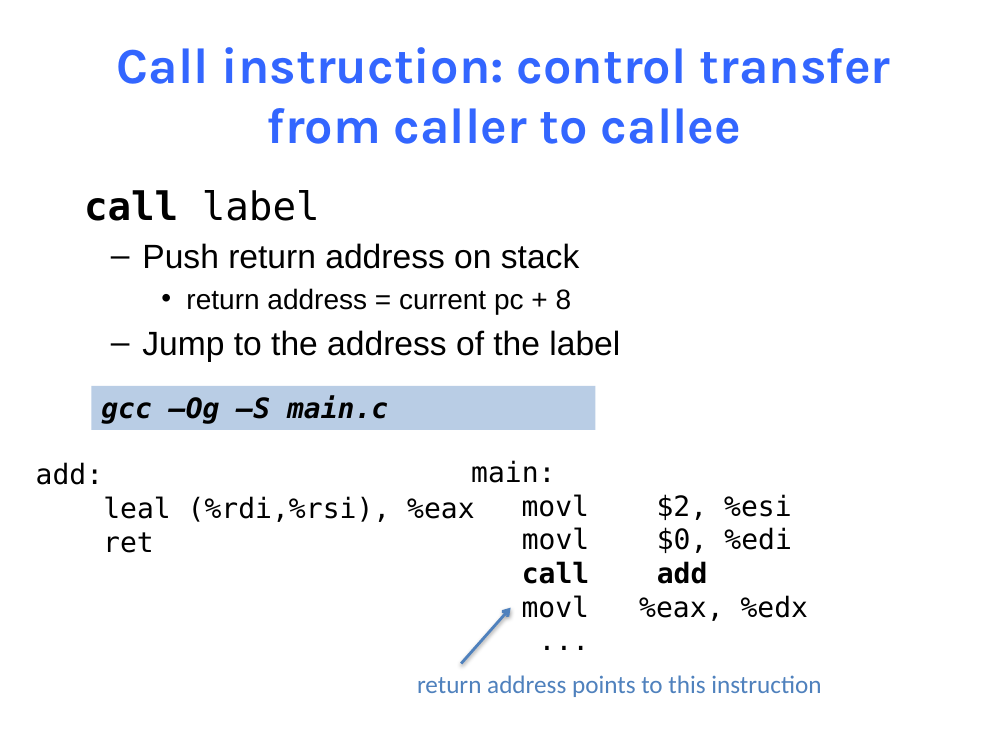
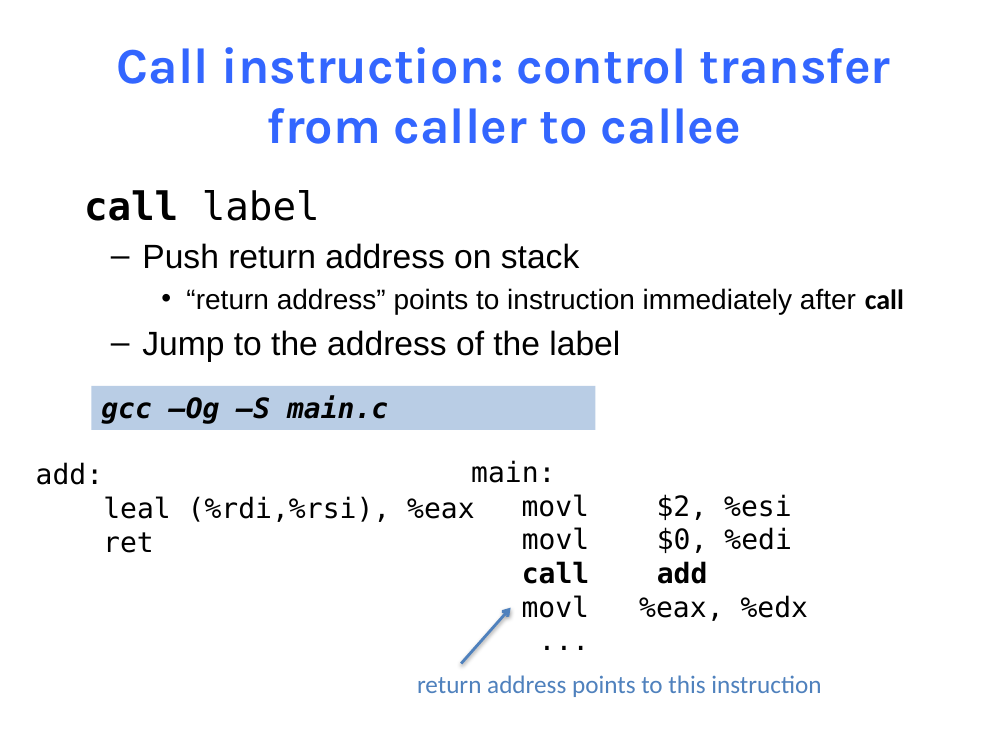
Before and after one commit to NYU-CSO/nyu-cso.github.io, a slide deck: slide 22 of notes/10-Machine_Procedure.pptx (slide 24 before the commit). Drawn at 1008x756 pixels with LibreOffice and Linux fonts; fonts in the diff are those of the drawing. Boxes give left, top, right and bottom in pixels: in the first picture for what was removed or moved away, otherwise in the second. Text is boxed around its words. In the diff, an @@ line names an element or a change of style, - is before the commit and + after.

```diff
--- a/notes/10-Machine_Procedure.pptx
+++ b/notes/10-Machine_Procedure.pptx
@@ text at [186,288,904,314]: text changed @@
-    • return address = current pc + 8
+    • “return address” points to instruction immediately after call
```
Also in this commit, not shown: 10 other slides changed, 2 slides removed, 4 other files.
